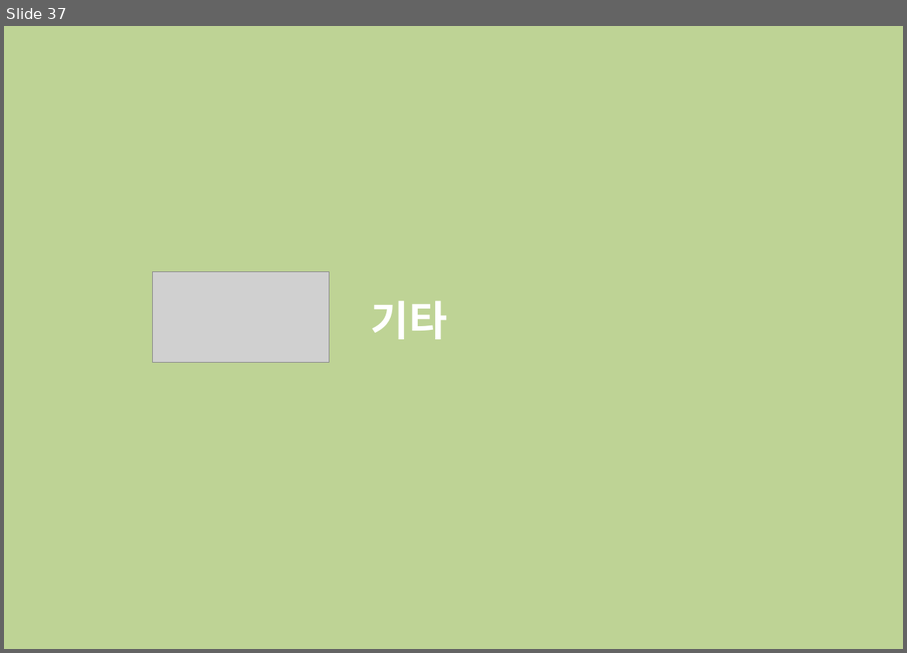
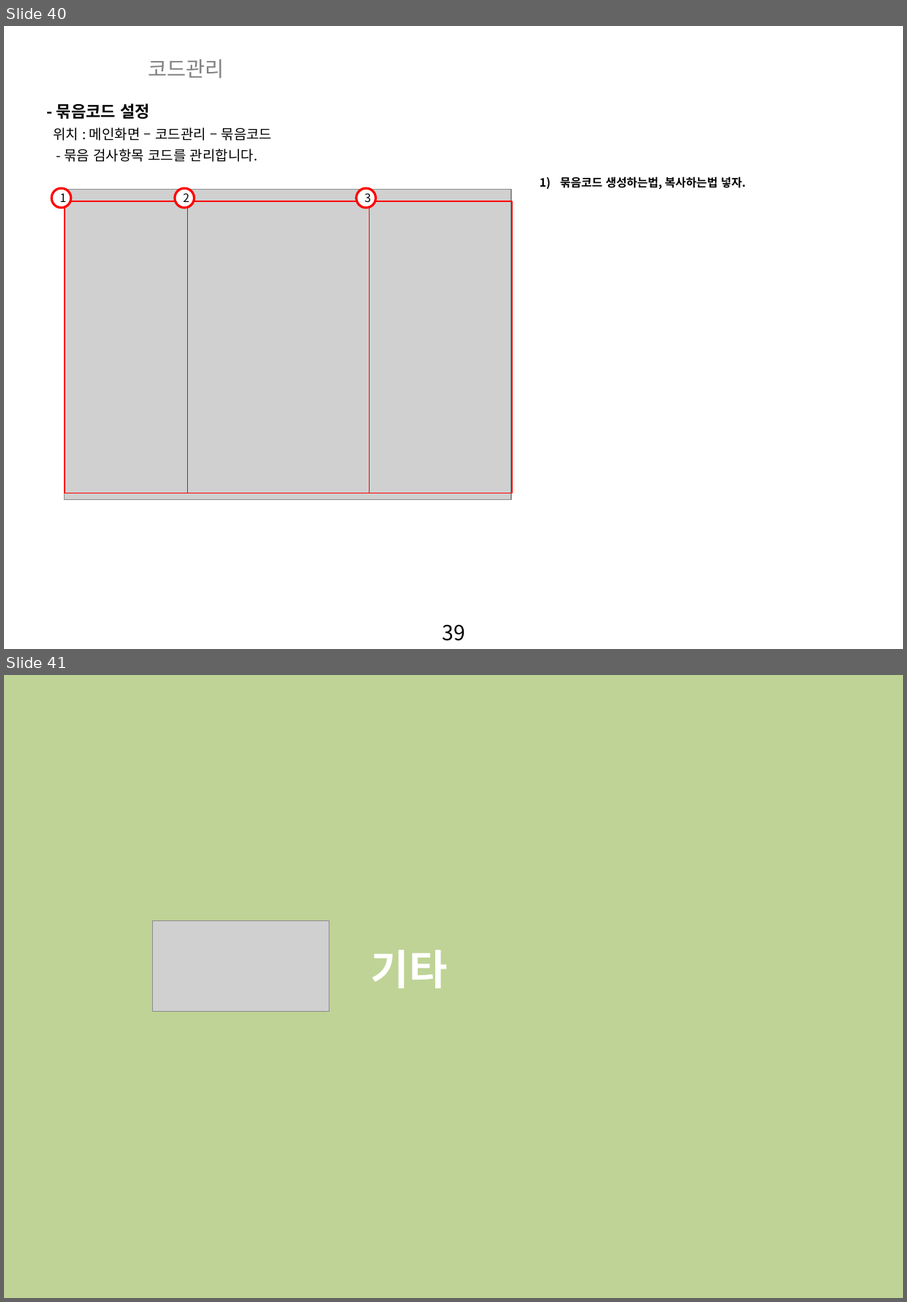
Before and after one commit to zooxop/ailiss_manual, a slide deck: manual/앨리스_매뉴얼_작업중.pptx. Shown one above the other, each under a label of ours: slide 37 before the commit, slides 40 and 41 after it. The pictures are 907x653 and 907x1302 pixels, drawn with LibreOffice and Linux fonts; fonts in the diff are those of the drawing; grey boxes stand for pictures; background and template pictures are left out. Boxes give left, top, right and bottom in pixels: in the first picture for what was removed or moved away, otherwise in the second. Text is boxed around its words. In the diff, an @@ line names an element or a change of style, - is before the commit and + after.

Commit message:
묶음코드 추가중

```diff
--- a/manual/앨리스_매뉴얼_작업중.pptx
+++ b/manual/앨리스_매뉴얼_작업중.pptx
@@ slide 40 added at (x1=4, y1=26, x2=903, y2=649), background picture (left out); not listed: 1 template element that a slide beside it also shows @@
@@ text added at (x1=148, y1=59, x2=224, y2=78), 18 pt, text #808080 @@
+코드관리
@@ text added at (x1=57, y1=103, x2=150, y2=119), 14 pt, text #000000, bold @@
+- 묶음코드 설정
@@ text added at (x1=53, y1=127, x2=273, y2=141), 12 pt, text #000000 @@
+위치 : 메인화면 – 코드관리 – 묶음코드
@@ text added at (x1=64, y1=149, x2=258, y2=162), 12 pt, text #000000 @@
+- 묶음 검사항목 코드를 관리합니다.
@@ text added at (x1=560, y1=176, x2=746, y2=190), 10 pt, text #000000, bold @@
+1) 묶음코드 생성하는법, 복사하는법 넣자.
@@ ellipse added at (x1=51, y1=188, x2=70, y2=207), fill #FFFFFF, outline #FF0000 2 pt, 10 pt, text #000000 @@
+1
@@ picture added at (x1=65, y1=190, x2=511, y2=500) @@
@@ ellipse added at (x1=175, y1=188, x2=195, y2=207), fill #FFFFFF, outline #FF0000 2 pt, 10 pt, text #000000 @@
+2
@@ ellipse added at (x1=356, y1=188, x2=375, y2=207), fill #FFFFFF, outline #FF0000 2 pt, 10 pt, text #000000 @@
+3
@@ rectangle added at (x1=65, y1=201, x2=187, y2=493), outline #FF0000 1 pt @@
@@ rectangle added at (x1=187, y1=201, x2=370, y2=493), outline #FF0000 1 pt @@
@@ rectangle added at (x1=370, y1=201, x2=512, y2=493), outline #FF0000 1 pt @@
@@ what was slide 37 is now slide 41 @@
```
Also in this commit, not shown: 2 slides changed, 3 other slides added.
